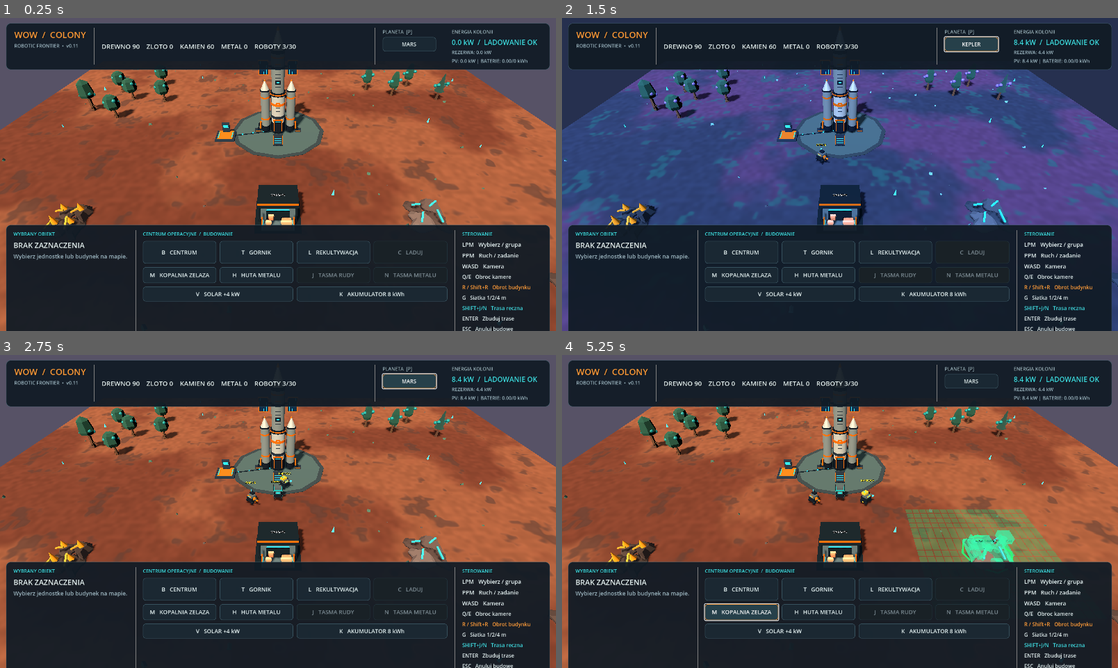
Above: before the commit, frames 1-4 (two rows, left to right).
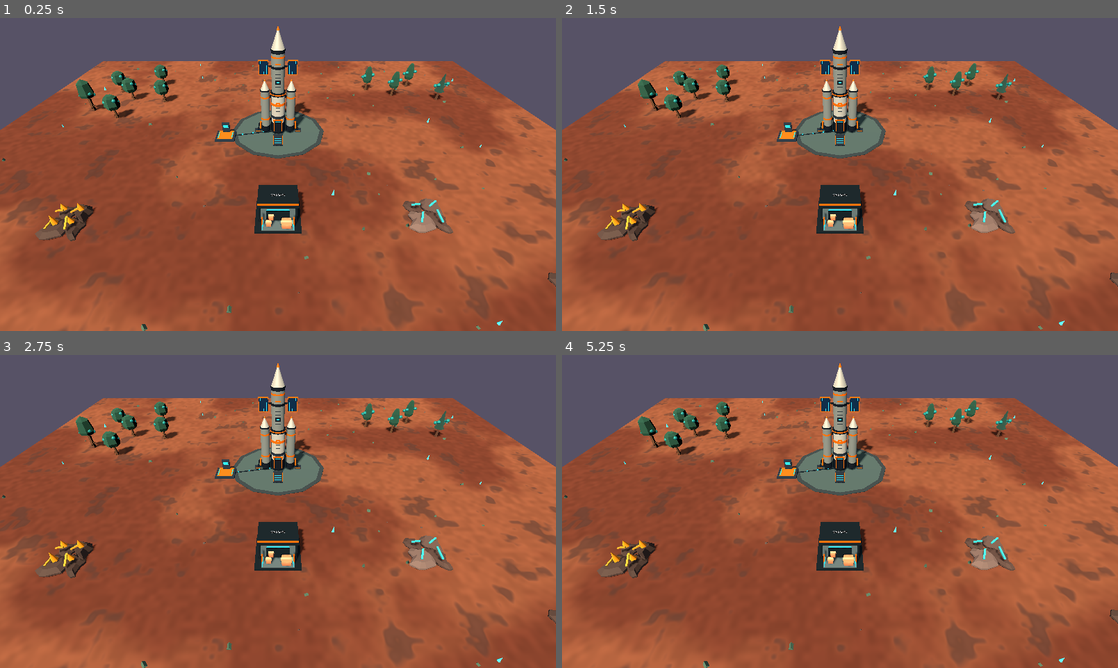
Above: after the commit, the same moments.

Repository: serafin1367/wow
Game: Godot game, scene res://scenes/main.tscn
Two runs of this game, one before a commit and one after it. Both use one fixed random seed, a clock stepped at 60 frames per second and the inputs below.
Inputs (mouse positions are in pixels of both pictures, inside the frame that each line leads up to):
- Up to frame 1 (0.25 s): no input
- Up to frame 2 (1.5 s): click (973, 43) at 0.5 s, where only the run before the commit has a clickable "MARS"; click (973, 43) at 1.25 s, where only the run before the commit has a clickable "ZIEMIA"
- Up to frame 3 (2.75 s): click (411, 380) at 2 s, where only the run before the commit has a clickable "KEPLER"
- Up to frame 4 (5.25 s): click (739, 589) at 2.75 s, where only the run before the commit has a clickable "B CENTRUM"; click (817, 589) at 3.5 s, where only the run before the commit has a clickable "T GORNIK"; click (895, 589) at 4.25 s, where only the run before the commit has a clickable "L REKULTYWACJA"; click (739, 611) at 5 s, where only the run before the commit has a clickable "M KOPALNIA ZELAZA"

The runs differ from the first frame. In frame 1, 47% of the frame differs, in the area x 1-99%, y 1-100%; in frame 2, 98%, in the area x 0-100%, y 0-100%; in frame 3, 48%; in frame 4, 51%.
Error before the commit: Invalid assignment of property or key 'road_network' with value of type 'Node3D (technical_roads.gd)' on a base object of type 'CharacterBody3D (worker.gd)'. (…
Error after the commit: Invalid assignment of property or key 'road_network' with value of type 'Nil' on a base object of type 'CharacterBody3D (worker.gd)'. (res://scripts/main.gd:13…

Commit message:
feat: D roads F planning X repeat-build and Enter atomic blueprint confirmation controls

Diff:
--- a/scripts/main.gd
+++ b/scripts/main.gd
@@ -902,6 +902,7 @@
 
 
 func _cancel_build_modes() -> void:
+	_cancel_road_mode()
 	placement_rotation_quarters = 0
 	energy_build_kind = ""
 	_cancel_manual_conveyor()
@@ -1322,6 +1323,7 @@
 	worker.robot_role = role
 	worker.charging_station = charging_pad
 	worker.navigation_grid = navigation
+	worker.road_network = roads
 	worker.position = at_position
 	add_child(worker)
 	worker.resource_delivered.connect(_on_resource_delivered)
@@ -1363,6 +1365,11 @@
 	hud.metal_conveyor_requested.connect(_build_metal_conveyor)
 	hud.solar_array_requested.connect(_start_energy_build.bind("solar"))
 	hud.battery_bank_requested.connect(_start_energy_build.bind("battery"))
+	hud.road_requested.connect(_start_road_mode)
+	hud.planning_requested.connect(_toggle_planning)
+	hud.sticky_requested.connect(_toggle_sticky_build)
+	hud.commit_plan_requested.connect(_confirm_blueprints)
+	hud.clear_plan_requested.connect(_clear_blueprints)
 	hud.planet_change_requested.connect(_cycle_planet)
 	add_child(hud)
 
@@ -1379,6 +1386,7 @@
 
 func _process(delta: float) -> void:
 	_update_build_preview(delta)
+	_update_road_preview(delta)
 	hud_elapsed += delta
 	if hud_elapsed >= 0.25:
 		var elapsed_energy: float = hud_elapsed
@@ -1438,6 +1446,26 @@
 
 func _unhandled_input(event: InputEvent) -> void:
 	if event is InputEventKey and event.pressed and not event.echo:
+		if event.keycode == KEY_D:
+			_start_road_mode()
+			return
+		if event.keycode == KEY_F:
+			_toggle_planning()
+			return
+		if event.keycode == KEY_X:
+			_toggle_sticky_build()
+			return
+		if event.keycode == KEY_BACKSPACE:
+			if road_mode and not road_anchors.is_empty():
+				road_anchors.pop_back()
+				_update_road_preview(1.0)
+				_set_status("Cofnieto punkt drogi.")
+			else:
+				_undo_blueprint()
+			return
+		if event.keycode == KEY_DELETE:
+			_clear_blueprints()
+			return
 		if event.keycode == KEY_R and _active_build_kind() != "":
 			_rotate_build_preview(event.shift_pressed)
 			return
@@ -1487,6 +1515,16 @@
 			if manual_conveyor_kind != "":
 				_confirm_manual_conveyor()
 				return
+			if road_mode:
+				_confirm_road()
+				return
+			if blueprints != null and not blueprints.entries.is_empty():
+				_confirm_blueprints()
+				return
+		if event.keycode == KEY_ESCAPE and road_mode:
+			_cancel_road_mode()
+			_set_status("Anulowano ukladanie drogi.")
+			return
 		if event.keycode == KEY_ESCAPE and energy_build_kind != "":
 			energy_build_kind = ""
 			_set_status("Anulowano budowe instalacji energetycznej.")
@@ -1512,6 +1550,13 @@
 		return
 
 	if event.button_index == MOUSE_BUTTON_LEFT:
+		if road_mode:
+			if event.pressed:
+				_road_click(event.position)
+			return
+		if event.pressed and _active_build_kind() != "" and (planning_enabled or event.shift_pressed):
+			_queue_building_blueprint(event.position)
+			return
 		if energy_build_kind != "":
 			if event.pressed:
 				_try_place_energy_build(event.position)
@@ -1550,6 +1595,10 @@
 			is_dragging = false
 
 	elif event.button_index == MOUSE_BUTTON_RIGHT and event.pressed:
+		if road_mode:
+			_cancel_road_mode()
+			_set_status("Anulowano droge.")
+			return
 		if energy_build_kind != "":
 			energy_build_kind = ""
 			_set_status("Anulowano budowe instalacji energetycznej.")
